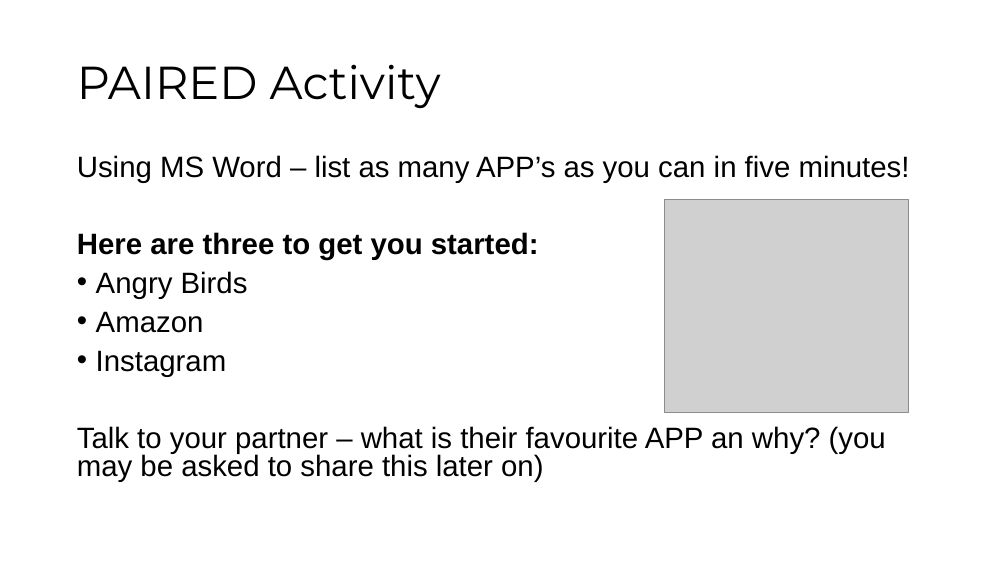
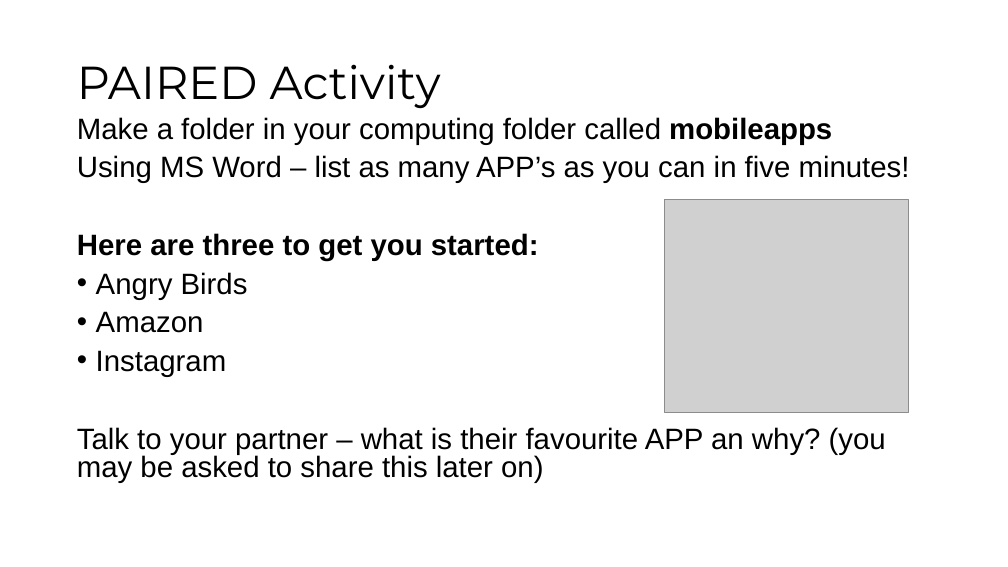
Before and after one commit to paulcockram7/paulcockram7.github.io, a slide deck: slide 6 of 14appshed/01 Mobile APP Development .pptx. Drawn at 1008x567 pixels with LibreOffice and Linux fonts; fonts in the diff are those of the drawing; grey boxes stand for pictures. Boxes give left, top, right and bottom in pixels: in the first picture for what was removed or moved away, otherwise in the second. Text is boxed around its words. In the diff, an @@ line names an element or a change of style, - is before the commit and + after.

```diff
--- a/14appshed/01 Mobile APP Development .pptx
+++ b/14appshed/01 Mobile APP Development .pptx
@@ text "Make a folder in your ...": place and size @@
-text "Make a folder in your ..." at [77, 155, 910, 482]
+text "Make a folder in your ..." at [77, 117, 910, 483]
@@ text at [77, 117, 832, 145]: paragraph added @@
+Make a folder in your computing folder called mobileapps
```
Also in this commit, not shown: 1 other file.
